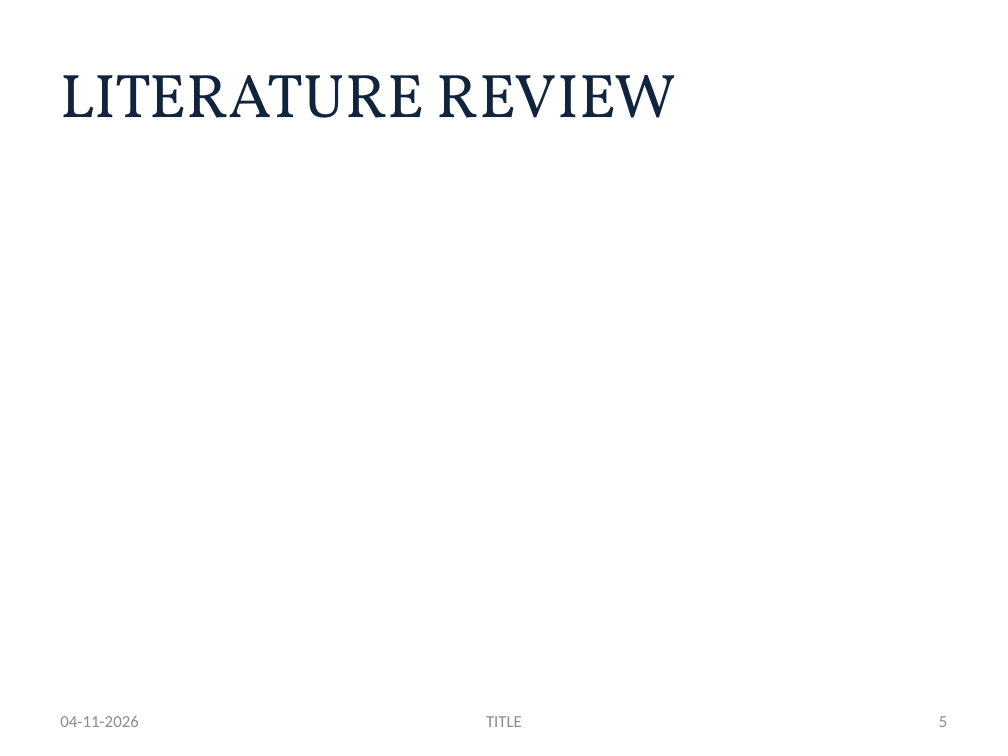
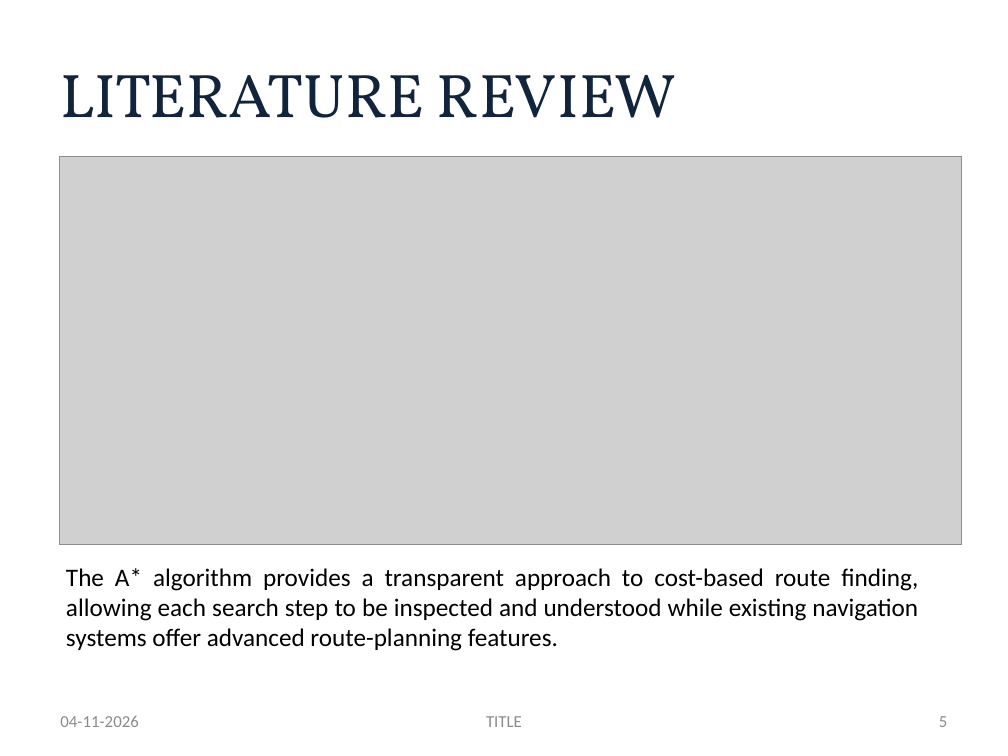
Before and after one commit to Abenanthan/FOAI-Navigation-System, a slide deck: slide 5 of FOAI Project PPT.pptx. Drawn at 1008x756 pixels with LibreOffice and Linux fonts; fonts in the diff are those of the drawing; grey boxes stand for pictures. Boxes give left, top, right and bottom in pixels: in the first picture for what was removed or moved away, otherwise in the second. Text is boxed around its words. In the diff, an @@ line names an element or a change of style, - is before the commit and + after.

```diff
--- a/FOAI Project PPT.pptx
+++ b/FOAI Project PPT.pptx
@@ picture added at (x1=59, y1=156, x2=962, y2=545) @@
@@ text added at (x1=66, y1=568, x2=918, y2=651), 18 pt, text #000000 @@
+The A* algorithm provides a transparent approach to cost-based route finding, allowing each search step to be inspected and understood while existing navigation systems offer advanced route-planning features.
```
Also in this commit, not shown: 15 other slides changed, 3 slides added, 3 slides removed.
